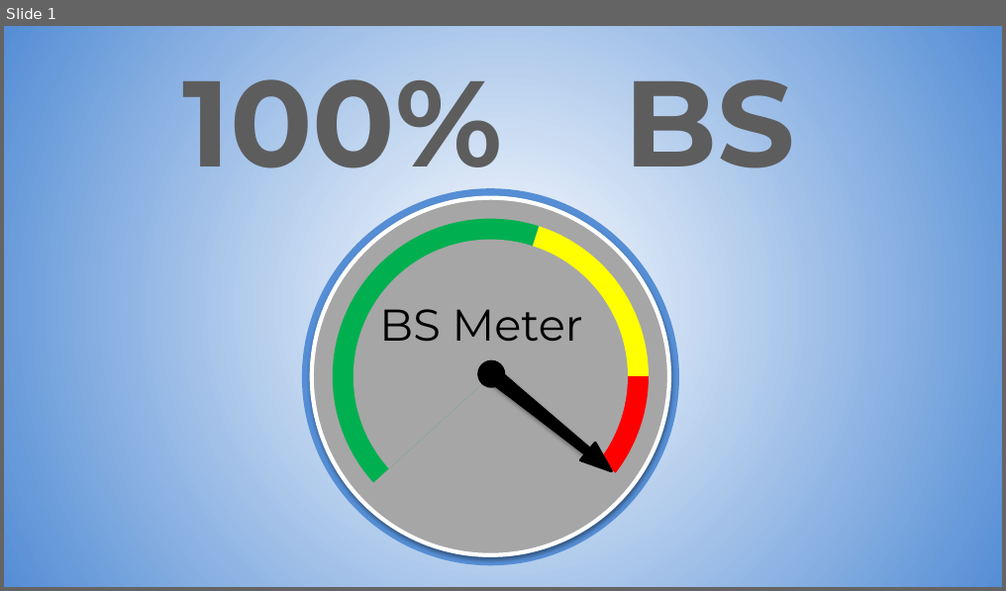
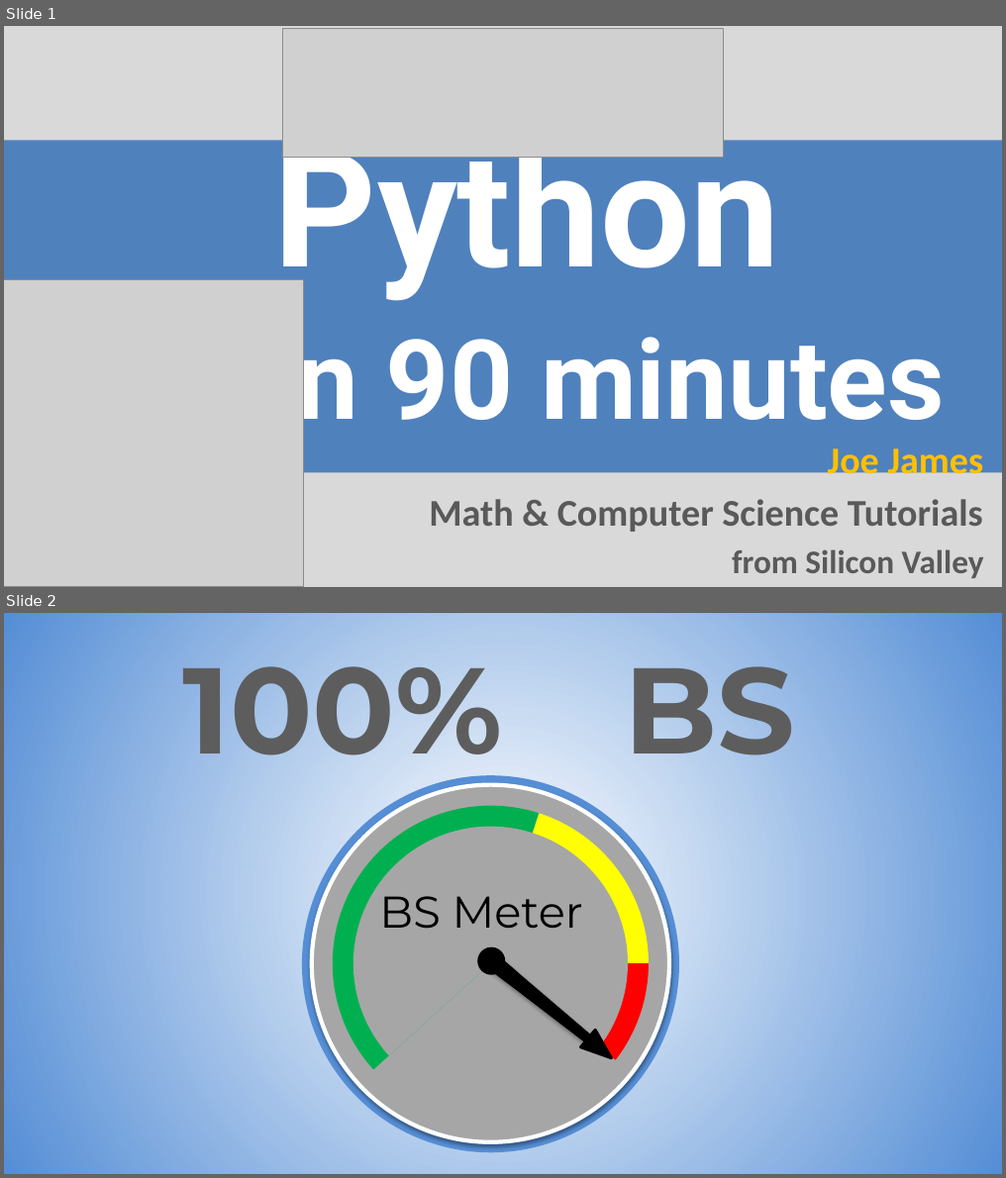
Before and after one commit to julienPalleau/Udemy, a slide deck: PythonParLaPratique 101 exercices/Python in 90 minutes [Enregistrement automatique].pptx. Shown one above the other, each under a label of ours: slide 1 before the commit, slides 1 and 2 after it. The pictures are 1006x591 and 1006x1178 pixels, drawn with LibreOffice and Linux fonts; fonts in the diff are those of the drawing; grey boxes stand for pictures. Boxes give left, top, right and bottom in pixels: in the first picture for what was removed or moved away, otherwise in the second. Text is boxed around its words. In the diff, an @@ line names an element or a change of style, - is before the commit and + after.

```diff
--- a/PythonParLaPratique 101 exercices/Python in 90 minutes [Enregistrement automatique].pptx
+++ b/PythonParLaPratique 101 exercices/Python in 90 minutes [Enregistrement automatique].pptx
@@ slide 1 added at (x1=4, y1=26, x2=1002, y2=587), background #D9D9D9 @@
@@ picture added at (x1=282, y1=29, x2=724, y2=157) @@
@@ rectangle added at (x1=4, y1=141, x2=1002, y2=473), fill #4F81BD @@
@@ title added at (x1=267, y1=121, x2=944, y2=446), 80 pt, text #FFFFFF, bold @@
+Python
+in 90 minutes
@@ picture added at (x1=4, y1=280, x2=303, y2=587) @@
@@ subtitle added at (x1=429, y1=442, x2=984, y2=578), 27.2 pt, text #595959, bold @@
+Joe James
+Math & Computer Science Tutorials
+from Silicon Valley
@@ what was slide 1 is now slide 2 @@
```
Also in this commit, not shown: 2 slides changed, 7 slides removed.
